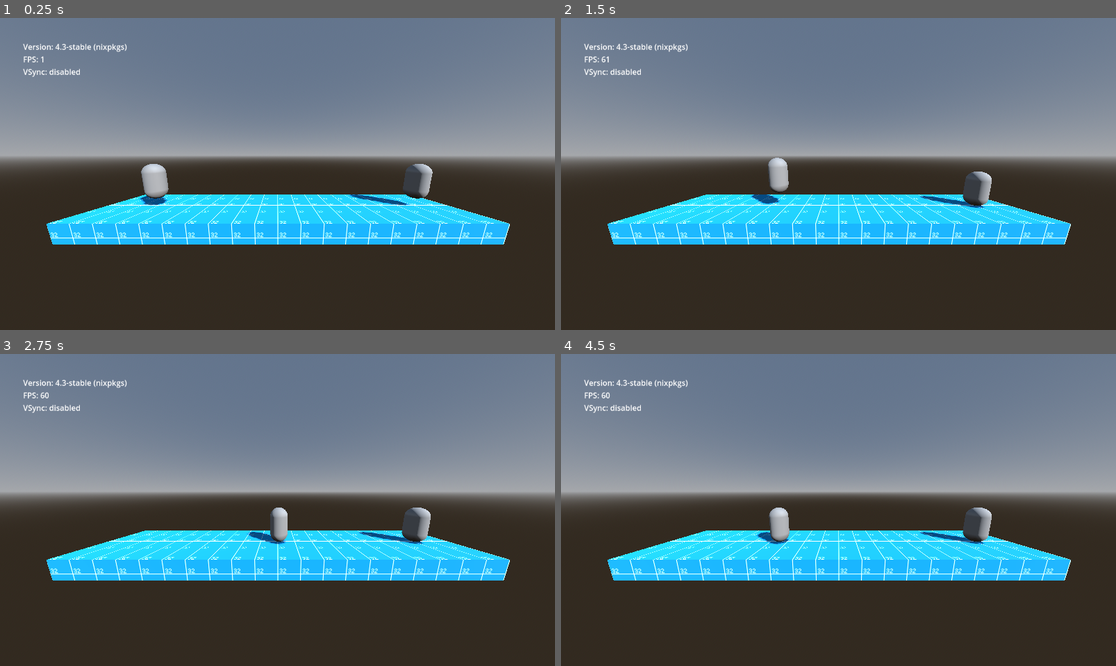
Above: before the commit, frames 1-4 (two rows, left to right).
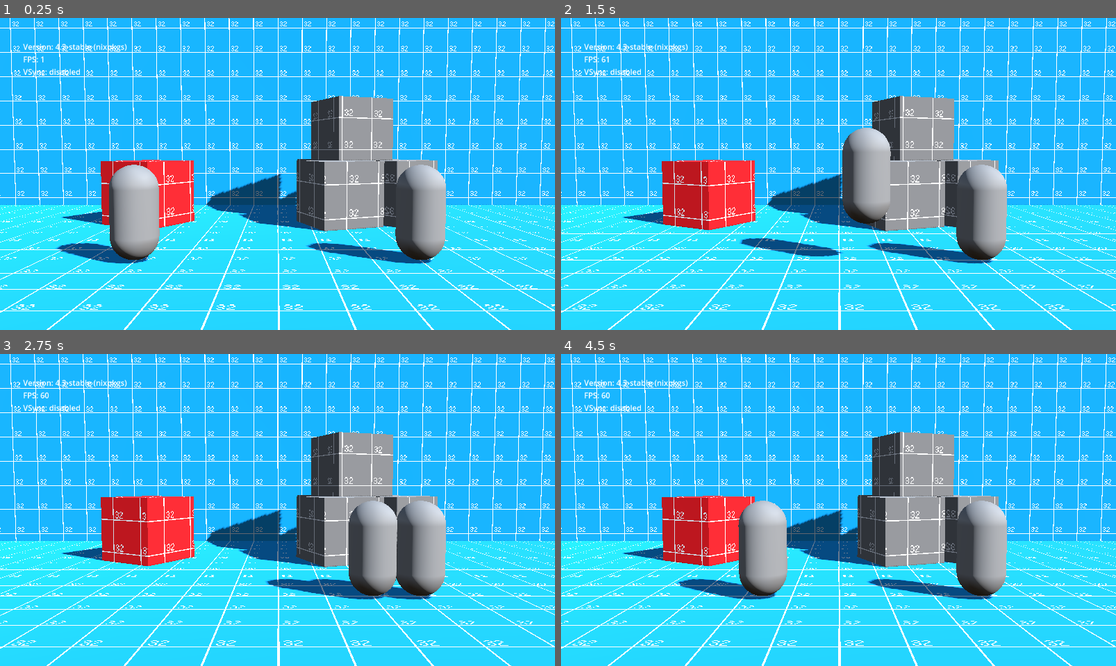
Above: after the commit, the same moments.

Repository: miklaskarjalainen/KioskKnockout
Game: Godot game, scene res://src/scenes/Arena1.tscn
The game is run twice, just before and just after one commit, with the same random seed, the same clock (stepped at 60 frames per second) and the same inputs. This scene is started directly instead of the project's main scene.
Inputs (mouse positions are in pixels of both pictures, inside the frame that each line leads up to):
- Up to frame 1 (0.25 s): no input
- Up to frame 2 (1.5 s): move the mouse to (960, 158) at 0.52 s; hold D (kb_right) 0.53-1.25 s; click (960, 158) at 0.67 s; tap Space (kb_jump) at 0.77 s; drag from (727, 189) to (810, 236) at 1.27 s
- Up to frame 3 (2.75 s): tap Enter at 2 s; move the mouse to (333, 441) at 2.02 s; hold D (kb_right) from 2.03 s (still down)
- Up to frame 4 (4.5 s): release D (kb_right) at 2.75 s; drag from (810, 572) to (672, 463) at 2.77 s; tap Space (kb_jump) at 3.5, 3.77 s; move the mouse to (1005, 556) at 3.52 s; hold A (kb_left) 3.53-4.25 s; drag from (672, 463) to (755, 432) at 4.27 s

The runs differ from the first frame. In frame 1, 97% of the frame differs, in the area x 0-100%, y 0-100%; in frame 2, 97%; in frame 3, 97%; in frame 4, 97%.

Commit message:
Multi target camera.

Diff:
--- a/src/scenes/Arena1.tscn
+++ b/src/scenes/Arena1.tscn
@@ -1,14 +1,23 @@
-[gd_scene load_steps=8 format=3 uid="uid://dvp2vq4xjs5cs"]
+[gd_scene load_steps=13 format=3 uid="uid://dvp2vq4xjs5cs"]
 
-[ext_resource type="Texture2D" uid="uid://bcd1t6j57wxtc" path="res://assets/dev/dev_blue.png" id="1_6sc4u"]
+[ext_resource type="Material" uid="uid://bwwrkqr1noawi" path="res://assets/dev/dev_blue.tres" id="1_f7b4o"]
+[ext_resource type="Material" uid="uid://cjxillm06ji65" path="res://assets/dev/dev_orange.tres" id="2_cxg53"]
 [ext_resource type="PackedScene" uid="uid://dp6sarh3doobm" path="res://src/actors/Player.tscn" id="2_y6vyn"]
+[ext_resource type="Material" uid="uid://cwqh8r2btxpsp" path="res://assets/dev/dev_gray.tres" id="3_diw7d"]
+[ext_resource type="Script" path="res://src/scenes/TargetCamera.gd" id="4_b2icj"]
 
 [sub_resource type="BoxMesh" id="BoxMesh_fop1y"]
-size = Vector3(20, 1, 4)
+size = Vector3(100, 1, 70)
 
-[sub_resource type="StandardMaterial3D" id="StandardMaterial3D_8npta"]
-albedo_texture = ExtResource("1_6sc4u")
-uv1_triplanar = true
+[sub_resource type="BoxMesh" id="BoxMesh_64x4u"]
+lightmap_size_hint = Vector2i(24, 36)
+material = ExtResource("2_cxg53")
+size = Vector3(10, 5, 5)
+
+[sub_resource type="BoxMesh" id="BoxMesh_mnm20"]
+lightmap_size_hint = Vector2i(24, 36)
+material = ExtResource("2_cxg53")
+size = Vector3(2, 2, 2)
 
 [sub_resource type="ProceduralSkyMaterial" id="ProceduralSkyMaterial_ic1ce"]
 
@@ -19,26 +28,61 @@
 background_mode = 2
 sky = SubResource("Sky_etotk")
 
+[sub_resource type="CameraAttributesPhysical" id="CameraAttributesPhysical_w6j0n"]
+
 [node name="Arena1" type="Node3D"]
 
 [node name="CSGCombiner3D" type="CSGCombiner3D" parent="."]
 use_collision = true
 
-[node name="CSGMesh3D" type="CSGMesh3D" parent="CSGCombiner3D"]
-transform = Transform3D(1, 0, 0, 0, 1, 0, 0, 0, 1, 0.0317192, 0.161488, -0.0142205)
+[node name="floor" type="CSGMesh3D" parent="CSGCombiner3D"]
+transform = Transform3D(1, 0, 0, 0, 1, 0, 0, 0, 1, 0.0317192, 0.161488, 21.9858)
 mesh = SubResource("BoxMesh_fop1y")
-material = SubResource("StandardMaterial3D_8npta")
+material = ExtResource("1_f7b4o")
 
-[node name="Camera3D" type="Camera3D" parent="."]
-transform = Transform3D(1, 0, 0, 0, 0.988649, 0.150243, 0, -0.150243, 0.988649, 0, 3.56911, 6.84331)
-fov = 104.124
+[node name="back_wall" type="CSGMesh3D" parent="CSGCombiner3D"]
+transform = Transform3D(1, 0, 0, 0, -4.37114e-08, -1, 0, 1, -4.37114e-08, 0.0317192, 2.16149, -10.0142)
+mesh = SubResource("BoxMesh_fop1y")
+material = ExtResource("1_f7b4o")
+
+[node name="left_wall" type="CSGMesh3D" parent="CSGCombiner3D"]
+transform = Transform3D(-0.0100355, 0, -0.99995, 0, 1, 0, 0.99995, 0, -0.0100355, -17, 1.63, 0.087)
+mesh = SubResource("BoxMesh_64x4u")
+
+[node name="box1" type="CSGMesh3D" parent="CSGCombiner3D"]
+transform = Transform3D(0.860964, 0, -0.508666, 0, 1, 0, 0.508666, 0, 0.860964, -4.08988, 1.63006, -4.91322)
+mesh = SubResource("BoxMesh_mnm20")
+
+[node name="right_wall" type="CSGMesh3D" parent="CSGCombiner3D"]
+transform = Transform3D(-0.0100355, 0, -0.99995, 0, 1, 0, 0.99995, 0, -0.0100355, 17, 1.63, 0.087)
+mesh = SubResource("BoxMesh_64x4u")
+
+[node name="box2" type="CSGMesh3D" parent="CSGCombiner3D"]
+transform = Transform3D(0.361885, 0, -0.932223, 0, 1, 0, 0.932223, 0, 0.361885, 1.90674, 1.6431, -4.68888)
+mesh = SubResource("BoxMesh_mnm20")
+material = ExtResource("3_diw7d")
+
+[node name="box3" type="CSGMesh3D" parent="CSGCombiner3D"]
+transform = Transform3D(0.590831, 0, -0.806795, 0, 1, 0, 0.806795, 0, 0.590831, 3.77119, 1.6431, -5.41265)
+mesh = SubResource("BoxMesh_mnm20")
+material = ExtResource("3_diw7d")
+
+[node name="box4" type="CSGMesh3D" parent="CSGCombiner3D"]
+transform = Transform3D(0.361885, 0, -0.932223, 0, 1, 0, 0.932223, 0, 0.361885, 2.47708, 3.6431, -5.98298)
+mesh = SubResource("BoxMesh_mnm20")
+material = ExtResource("3_diw7d")
+
+[node name="box5" type="CSGMesh3D" parent="CSGCombiner3D"]
+transform = Transform3D(0.590831, 0, -0.806795, 0, 1, 0, 0.806795, 0, 0.590831, 2.11611, 1.6431, -6.9146)
+mesh = SubResource("BoxMesh_mnm20")
+material = ExtResource("3_diw7d")
 
 [node name="DirectionalLight3D" type="DirectionalLight3D" parent="."]
 transform = Transform3D(0.266353, -0.712342, 0.649327, 0.40585, 0.693918, 0.594781, -0.874266, 0.105108, 0.473931, 21.8999, 13.0236, 12.3503)
 shadow_enabled = true
 
 [node name="player1" parent="." instance=ExtResource("2_y6vyn")]
-transform = Transform3D(1, 0, 0, 0, 1, 0, 0, 0, 1, 8, 1.38664, 0)
+transform = Transform3D(1, 0, 0, 0, 1, 0, 0, 0, 1, 3, 0.71, 0)
 InputLeft = "joy_left"
 InputRight = "joy_right"
 InputDown = "joy_down"
@@ -46,7 +90,13 @@
 InputJump = "joy_jump"
 
 [node name="player2" parent="." instance=ExtResource("2_y6vyn")]
-transform = Transform3D(1, 0, 0, 0, 1, 0, 0, 0, 1, -7, 1.38664, 0)
+transform = Transform3D(1, 0, 0, 0, 1, 0, 0, 0, 1, -3, 0.68664, 0)
 
 [node name="WorldEnvironment" type="WorldEnvironment" parent="."]
 environment = SubResource("Environment_d5h23")
+
+[node name="Camera3D" type="Camera3D" parent="." node_paths=PackedStringArray("Targets")]
+transform = Transform3D(1, 0, 0, 0, 0.998519, 0.0544035, 0, -0.0544035, 0.998519, 0, 3, 8.714)
+attributes = SubResource("CameraAttributesPhysical_w6j0n")
+script = ExtResource("4_b2icj")
+Targets = [NodePath("../player1"), NodePath("../player2")]
--- /dev/null
+++ b/src/scenes/TargetCamera.gd
@@ -0,0 +1,66 @@
+extends Camera3D
+class_name TargetCamera
+
+@export var Targets: Array[Node3D] = []
+@export var MaxZoom := 50.0
+@export_range(0.1, 1.0) var MoveSpeed := 0.5
+@export_range(0.1, 0.4) var Smoothing := 0.3
+
+
+@onready var _center_offset := Vector2(global_position.x, global_position.y)
+var _initial_distance := 0.0
+var _initial_proportion := 0.0
+var _viewport_rect := Rect2()
+
+# Called when the node enters the scene tree for the first time.
+func _ready() -> void:
+	top_level = true
+	assert(Targets != null and Targets.size(), "Targets is empty")
+	_viewport_rect = get_viewport().get_visible_rect()
+
+	get_viewport().size_changed.connect(func():
+		_initial_proportion = 0
+	)
+
+var _move_tween := Tween.new()
+
+func _process(delta: float) -> void:
+	var target_z := _calculate_position(_calculate_targets_rect(), _calculate_unprojected_rect())
+	global_position.z = lerp(global_position.z, target_z, delta * 16)
+
+func _vec3_to_vec2(vec: Vector3) -> Vector2:
+	return Vector2(vec.x, vec.y)
+
+func _calculate_unprojected_rect() -> Rect2:
+	var rect := Rect2(unproject_position(Targets[0].global_position), Vector2())
+	for index in Targets.size():
+		if index == 0:
+			continue
+		rect = rect.expand(unproject_position(Targets[index].global_position))
+	return rect
+
+func _calculate_targets_rect() -> Rect2:
+	var rect := Rect2(_vec3_to_vec2(Targets[0].global_position), Vector2())
+	for index in Targets.size():
+		if index == 0:
+			continue
+		rect = rect.expand(_vec3_to_vec2(Targets[index].global_position))
+	return rect
+
+func _calc_center(rect: Rect2) -> Vector2:
+	return Vector2(rect.position.x + rect.size.x / 2, rect.position.y + rect.size.y / 2)
+
+func _calculate_position(rect: Rect2, unprojected_rect: Rect2) -> float:
+	var center := _calc_center(rect)
+	if _initial_proportion == 0:
+		_initial_proportion = unprojected_rect.size.x / _viewport_rect.size.x
+	if _initial_distance == 0:
+		_initial_distance = global_position.distance_to(Targets[0].global_position)
+
+	var z_pos := global_position.z
+	# FIXME: The jitter is caused by this. MoveSpeed is making the z go back and fourth.
+	if unprojected_rect.size.x / _viewport_rect.size.x > _initial_proportion:
+		z_pos = global_position.z + MoveSpeed
+	elif unprojected_rect.size.x / _viewport_rect.size.x < _initial_proportion:
+		z_pos = global_position.z - MoveSpeed
+	return clamp(z_pos, _initial_distance, MaxZoom)
